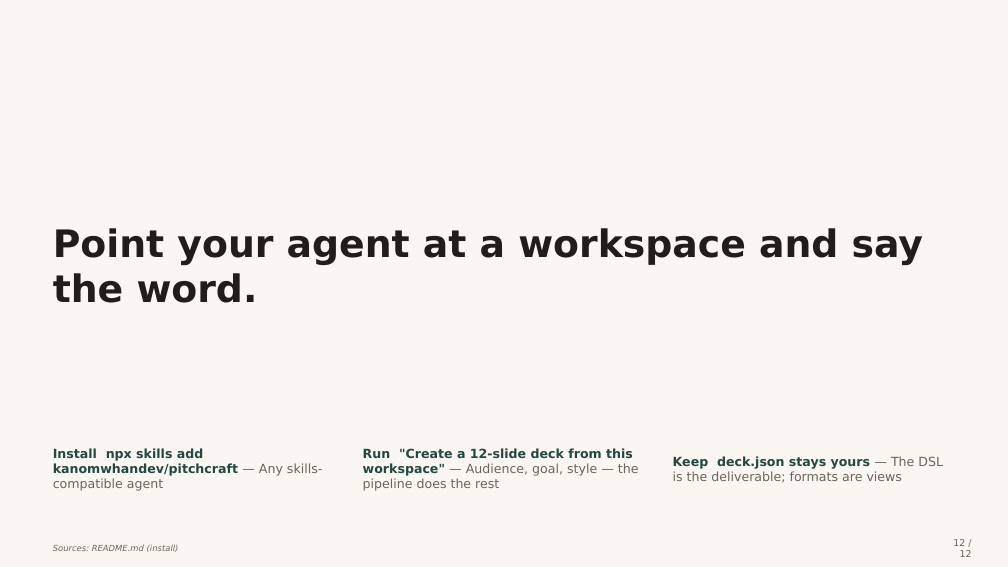
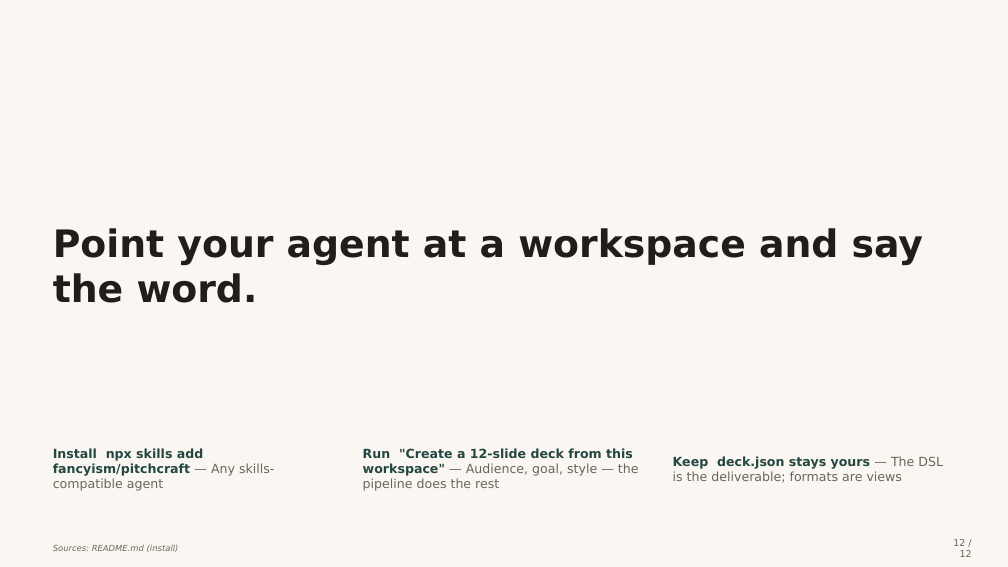
Before and after one commit to fancyism/pitchcraft, a slide deck: slide 12 of examples/pitchcraft-demo/output/deck.pptx. Drawn at 1008x567 pixels with LibreOffice and Linux fonts; fonts in the diff are those of the drawing. Boxes give left, top, right and bottom in pixels: in the first picture for what was removed or moved away, otherwise in the second. Text is boxed around its words. In the diff, an @@ line names an element or a change of style, - is before the commit and + after.

```diff
--- a/examples/pitchcraft-demo/output/deck.pptx
+++ b/examples/pitchcraft-demo/output/deck.pptx
@@ text at (53, 448, 274, 491): text changed @@
-Install npx skills add kanomwhandev/pitchcraft — Any skills-compatible agent
+Install npx skills add fancyism/pitchcraft — Any skills-compatible agent
```
Also in this commit, not shown: 8 other files.
